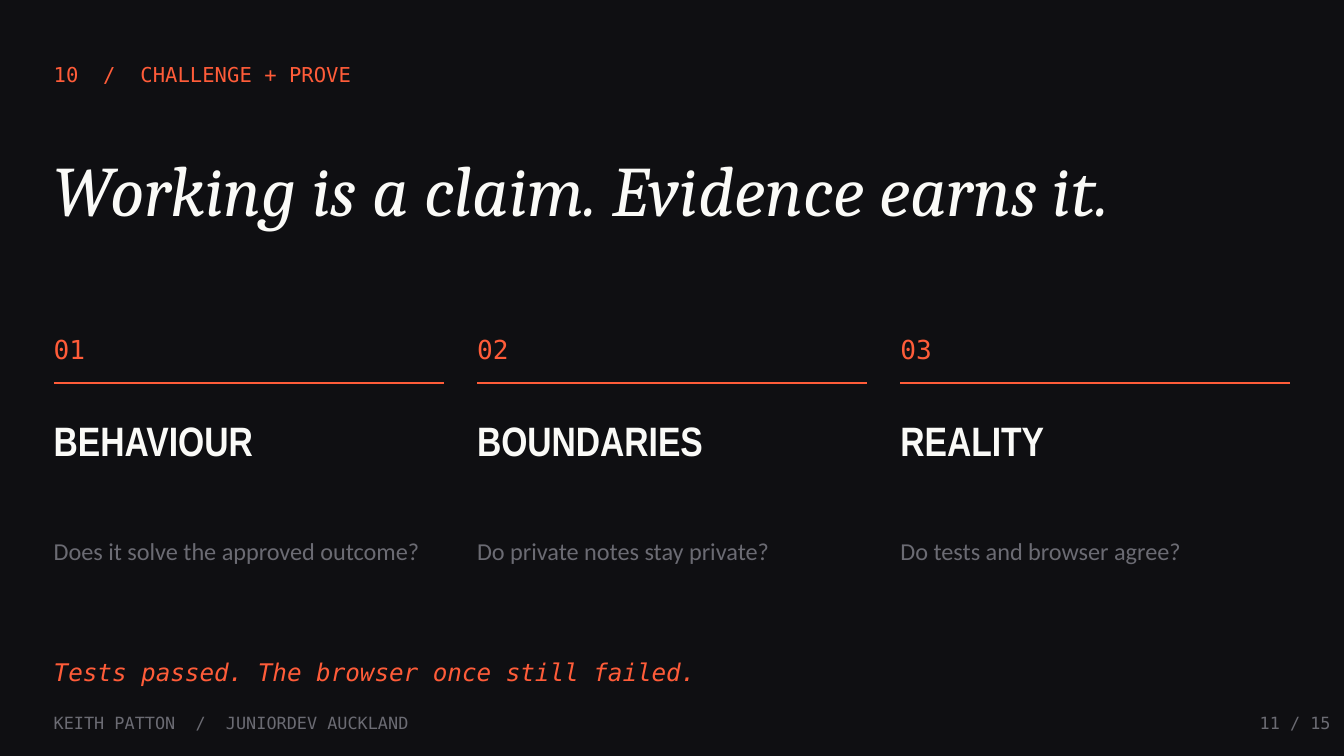
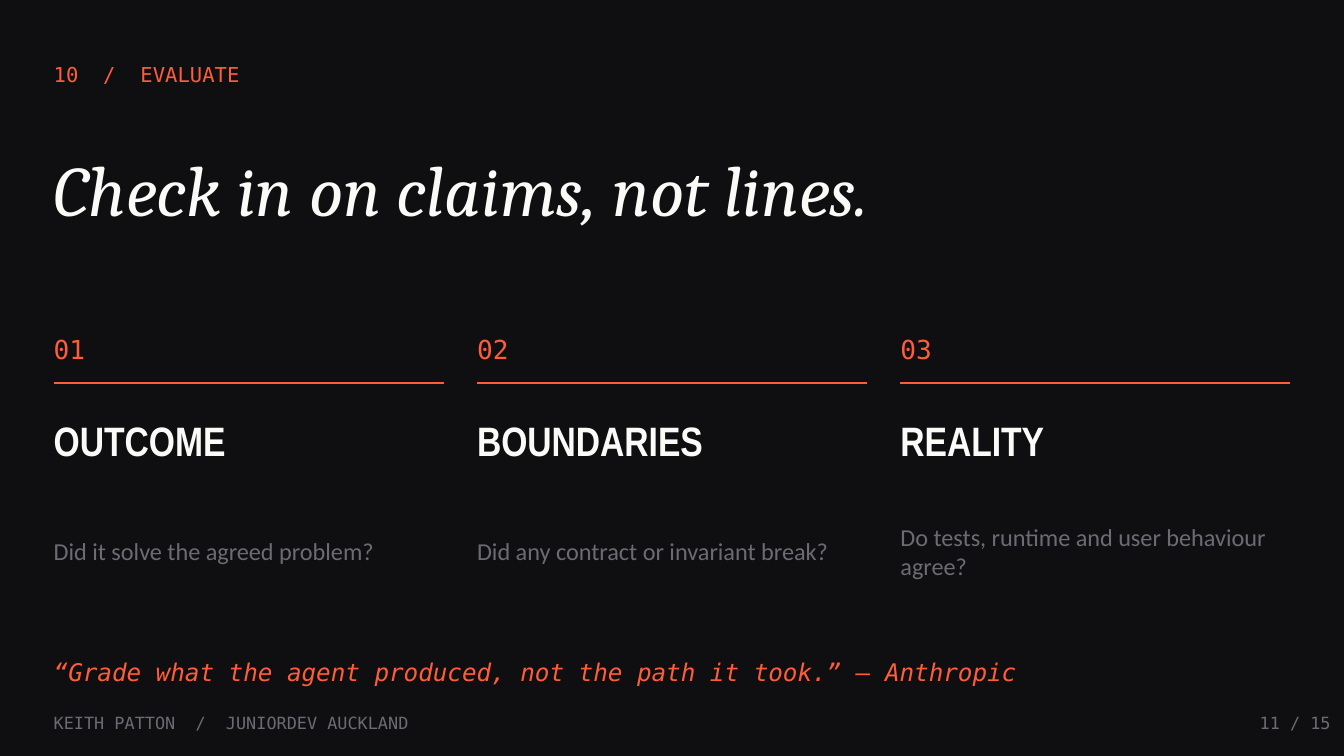
Before and after one commit to keithpatton/junior-dev-agentic-demo, a slide deck: slide 11 of presentation/Beyond-the-Prompt-JuniorDev.pptx. Drawn at 1344x756 pixels with LibreOffice and Linux fonts; fonts in the diff are those of the drawing. Boxes give left, top, right and bottom in pixels: in the first picture for what was removed or moved away, otherwise in the second. Text is boxed around its words. In the diff, an @@ line names an element or a change of style, - is before the commit and + after.

Commit message:
Reframe JuniorDev talk around the agentic loop

```diff
--- a/presentation/Beyond-the-Prompt-JuniorDev.pptx
+++ b/presentation/Beyond-the-Prompt-JuniorDev.pptx
@@ text at (x1=54, y1=66, x2=239, y2=83): text changed @@
-10 / CHALLENGE + PROVE
+10 / EVALUATE
@@ text at (x1=54, y1=166, x2=869, y2=226): text changed @@
-Working is a claim. Evidence earns it.
+Check in on claims, not lines.
@@ text at (x1=54, y1=427, x2=226, y2=457): text changed @@
-BEHAVIOUR
+OUTCOME
@@ text at (x1=900, y1=529, x2=1265, y2=579): text changed @@
-Do tests and browser agree?
+Do tests, runtime and user behaviour agree?
@@ text at (x1=54, y1=543, x2=373, y2=564): text changed @@
-Does it solve the approved outcome?
+Did it solve the agreed problem?
@@ text at (x1=477, y1=543, x2=828, y2=564): text changed @@
-Do private notes stay private?
+Did any contract or invariant break?
@@ text at (x1=54, y1=662, x2=1016, y2=687): text changed @@
-Tests passed. The browser once still failed.
+“Grade what the agent produced, not the path it took.” — Anthropic
```
Also in this commit, not shown: 8 other slides changed, 2 slides added, 2 slides removed, 14 other files.
